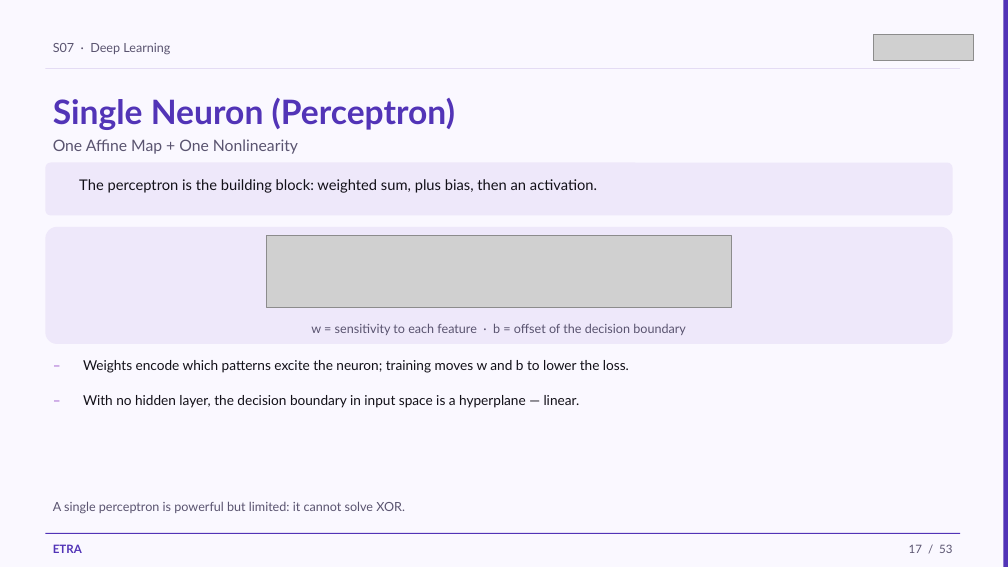
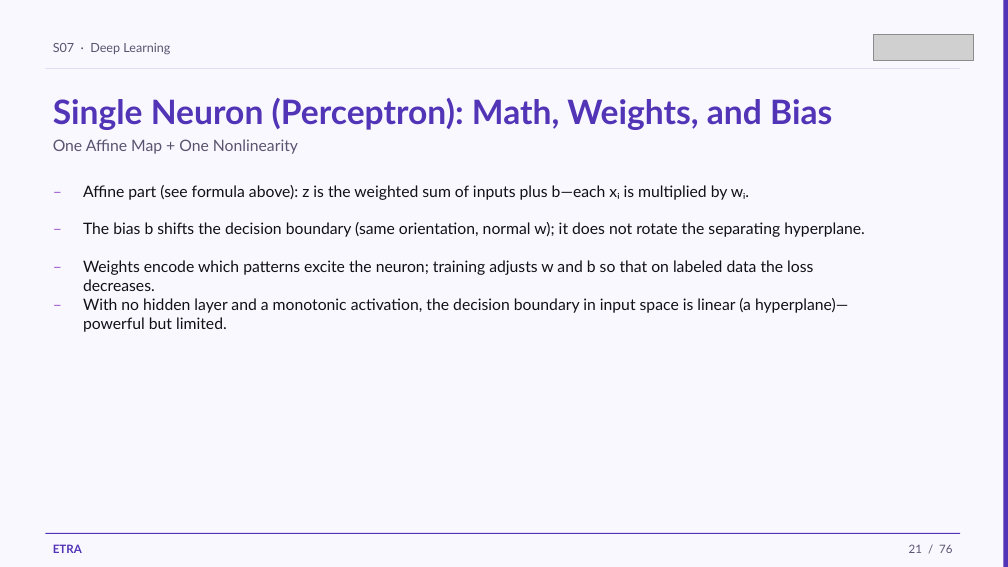
Before and after one commit to iksasa15/AI-ML, a slide deck: slide 21 of web-presentation/pdf-exports/Week2-Session1-Deep-Learning.pptx (slide 17 before the commit). Drawn at 1008x567 pixels with LibreOffice and Linux fonts; fonts in the diff are those of the drawing; grey boxes stand for pictures. Boxes give left, top, right and bottom in pixels: in the first picture for what was removed or moved away, otherwise in the second. Text is boxed around its words. In the diff, an @@ line names an element or a change of style, - is before the commit and + after.

Commit message:
feat: update Week 2, Session 1 PowerPoint presentation with significant content revisions for enhanced educational clarity and effectiveness

```diff
--- a/web-presentation/pdf-exports/Week2-Session1-Deep-Learning.pptx
+++ b/web-presentation/pdf-exports/Week2-Session1-Deep-Learning.pptx
@@ text at [53,98,832,130]: text changed @@
-Single Neuron (Perceptron)
+Single Neuron (Perceptron): Math, Weights, and Bias
@@ rounded rectangle removed at [45,163,953,216] @@
@@ text added at [45,178,72,212], 15 pt, text #9E59CD @@
+–
@@ text at [83,185,749,200]: text changed; size 14 to 15 pt @@
-The perceptron is the building block: weighted sum, plus bias, then an activation.
+Affine part (see formula above): z is the weighted sum of inputs plus b—each xᵢ is multiplied by wᵢ.
@@ rounded rectangle removed at [45,227,953,344] @@
@@ text added at [45,216,72,250], 15 pt, text #9E59CD @@
+–
@@ text added at [83,222,865,237], 15 pt, text #121018 @@
+The bias b shifts the decision boundary (same orientation, normal w); it does not rotate the separating hyperplane.
@@ picture removed at [266,236,731,308] @@
@@ text "–" at [45,253,72,287]: size 13 to 15 pt @@
@@ text "–": place and size @@
-text "–" at [45,388,72,420]
+text "–" at [45,253,72,287]
@@ text at [83,260,813,291]: text changed; size 13 to 15 pt @@
-Weights encode which patterns excite the neuron; training moves w and b to lower the loss.
+Weights encode which patterns excite the neuron; training adjusts w and b so that on labeled data the loss decreases.
@@ text "–": place and size @@
-text "–" at [45,353,72,385]
+text "–" at [45,291,72,325]
@@ text "–" at [45,291,72,325]: size 13 to 15 pt @@
@@ text at [83,298,848,332]: text changed; size 13 to 15 pt @@
-With no hidden layer, the decision boundary in input space is a hyperplane — linear.
+With no hidden layer and a monotonic activation, the decision boundary in input space is linear (a hyperplane)—powerful but limited.
@@ text removed at [311,323,686,335] @@
-w = sensitivity to each feature · b = offset of the decision boundary
@@ text removed at [53,501,405,514] @@
-A single perceptron is powerful but limited: it cannot solve XOR.
@@ text at [909,544,952,553]: text changed @@
-17 / 53
+21 / 76
```
Also in this commit, not shown: 48 other slides changed, 26 slides added, 3 slides removed, 11 other files.
